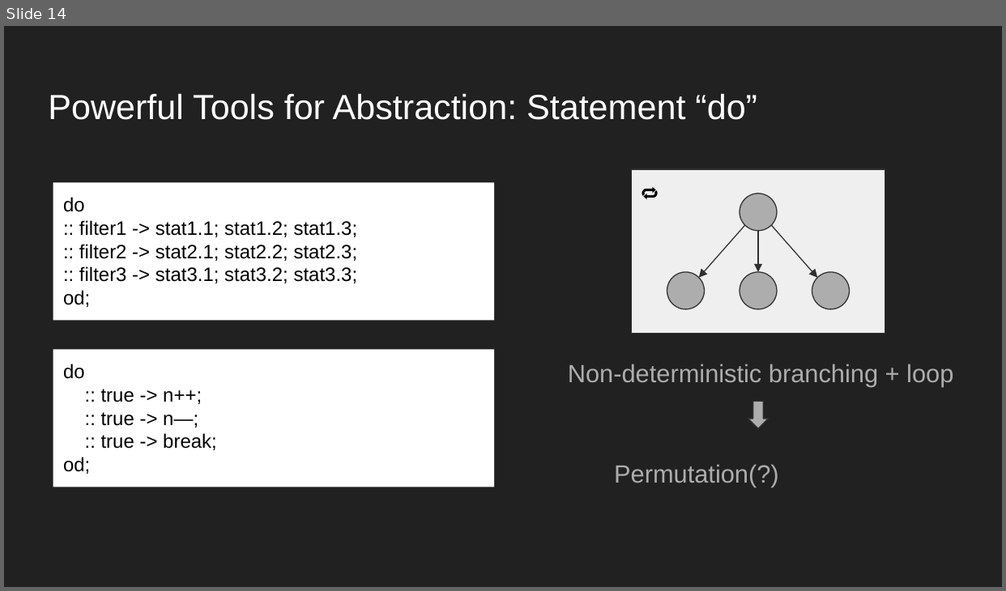
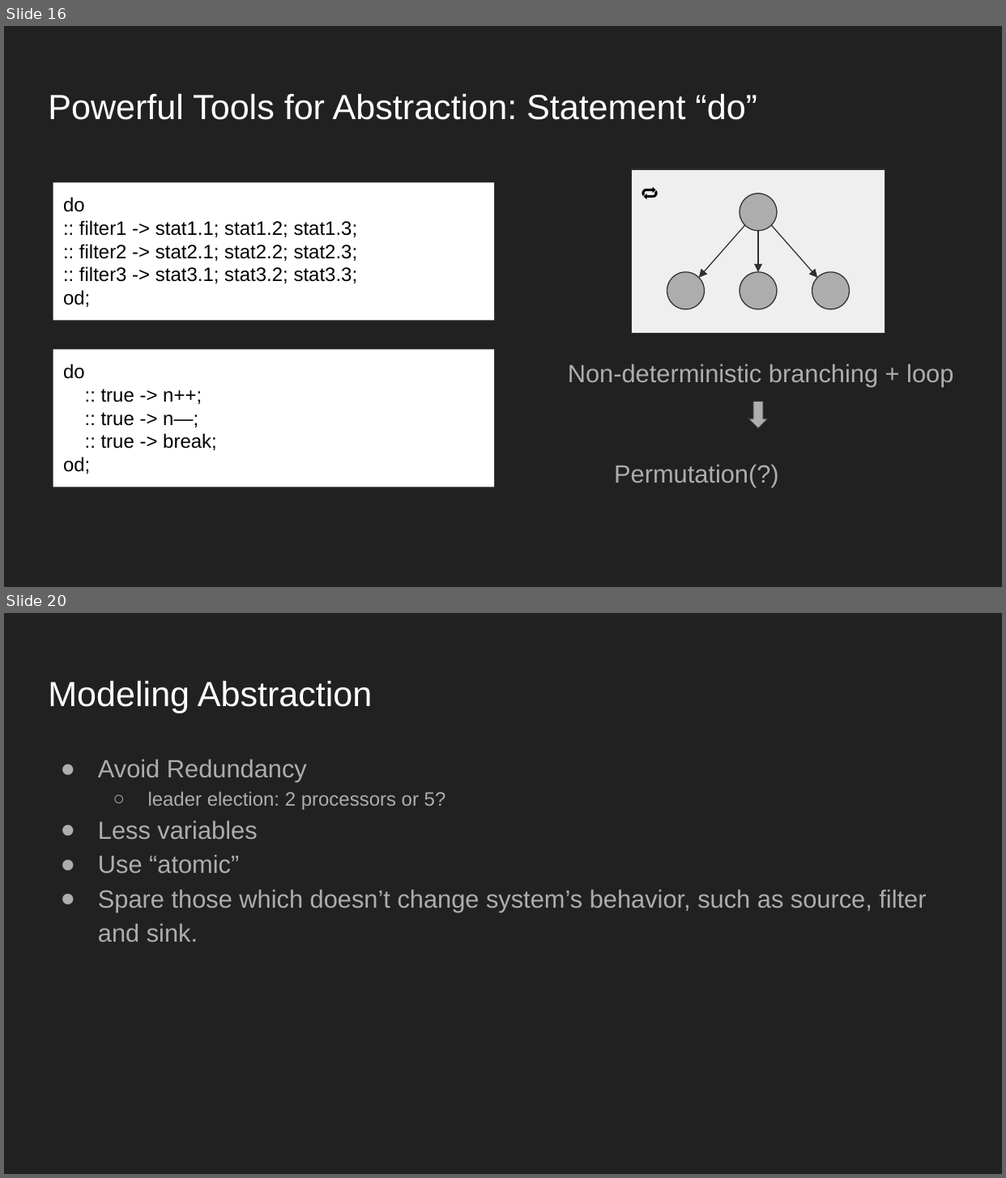
Before and after one commit to LeoXS/model_checking_ppt, a slide deck: Model Checking with Spin Model Checker.pptx. Shown one above the other, each under a label of ours: slide 14 before the commit, slides 16 and 20 after it; the slides between them are not shown. The pictures are 1006x591 and 1006x1178 pixels, drawn with LibreOffice and Linux fonts; fonts in the diff are those of the drawing. Boxes give left, top, right and bottom in pixels: in the first picture for what was removed or moved away, otherwise in the second. Text is boxed around its words. In the diff, an @@ line names an element or a change of style, - is before the commit and + after.

```diff
--- a/Model Checking with Spin Model Checker.pptx
+++ b/Model Checking with Spin Model Checker.pptx
@@ slide 20 added at <box>4,613,1002,1174</box>, background #212121 @@
@@ title added at <box>48,680,373,713</box>, 25.2 pt, text #FFFFFF @@
+Modeling Abstraction
@@ text added at <box>98,759,926,942</box>, 18 pt, text #ADADAD @@
+● Avoid Redundancy
+  ○ leader election: 2 processors or 5?
+● Less variables
+● Use “atomic”
+● Spare those which doesn’t change system’s behavior, such as source, filter and sink.
@@ what was slide 14 is now slide 16 @@
```
Also in this commit, not shown: 11 slides changed, 9 other slides added, 1 slide removed, 7 other files.
